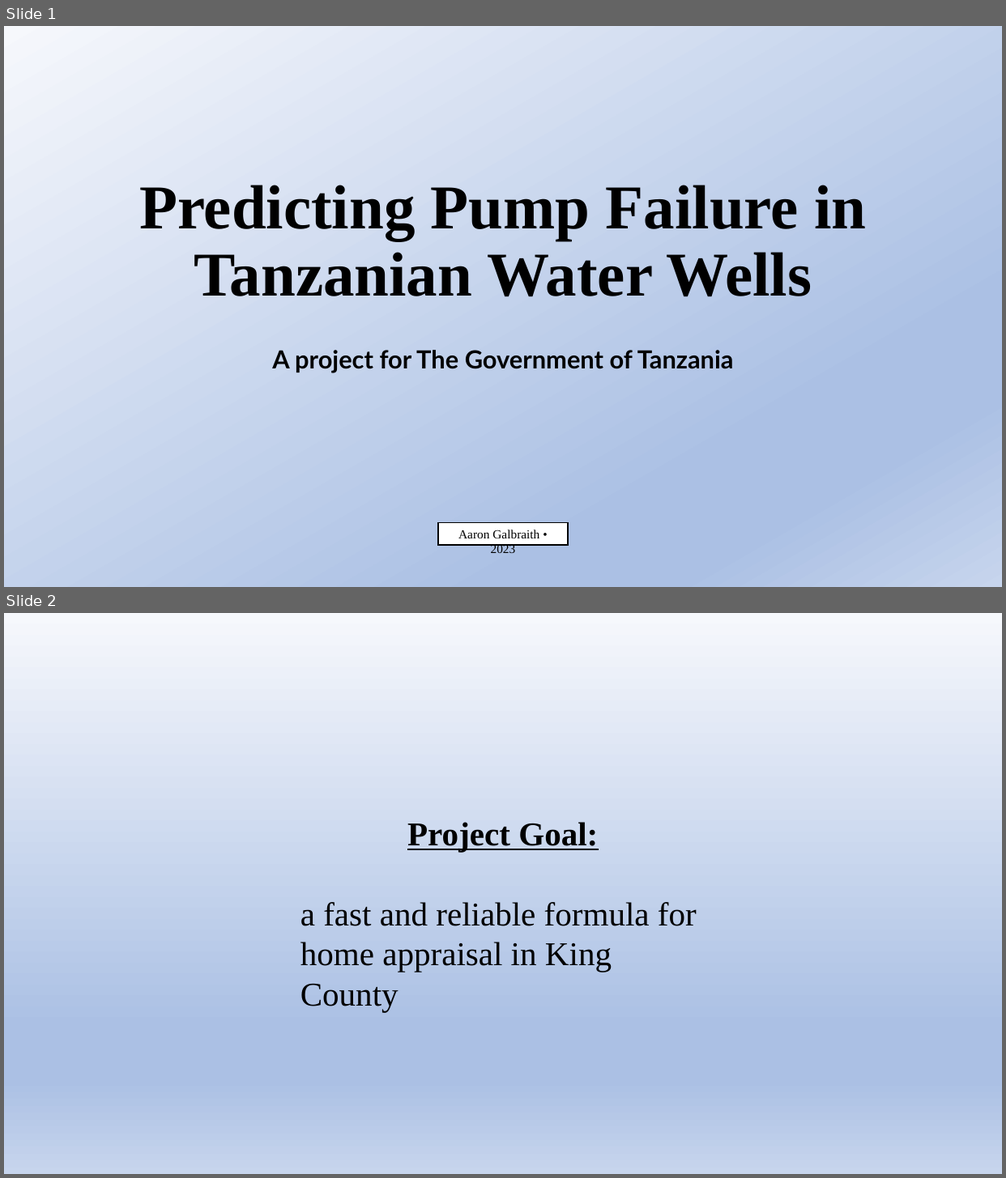
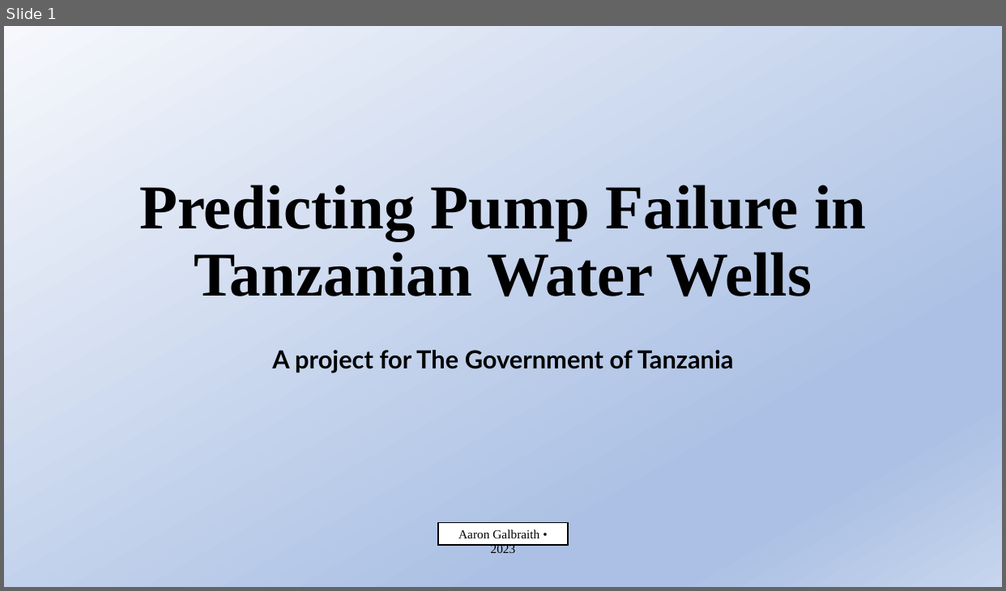
Before and after one commit to aarongalbraith/flatiron-phase3-project, a slide deck: presentation.pptx. Shown one above the other, each under a label of ours: slides 1 and 2 before the commit, slide 1 after it. The pictures are 1006x1178 and 1006x591 pixels, drawn with LibreOffice and Linux fonts; fonts in the diff are those of the drawing. Boxes give left, top, right and bottom in pixels: in the first picture for what was removed or moved away, otherwise in the second. Text is boxed around its words. In the diff, an @@ line names an element or a change of style, - is before the commit and + after.

```diff
--- a/presentation.pptx
+++ b/presentation.pptx
@@ slide 2 removed at (4, 613, 1002, 1174), background gradient #F6F8FC to #ABC0E4 to #C7D5ED @@
@@ text removed at (300, 822, 697, 972) @@
-Project Goal:
-a fast and reliable formula for home appraisal in King County
```
Also in this commit, not shown: 2 slides added, 1 other slide removed, 2 other files.
